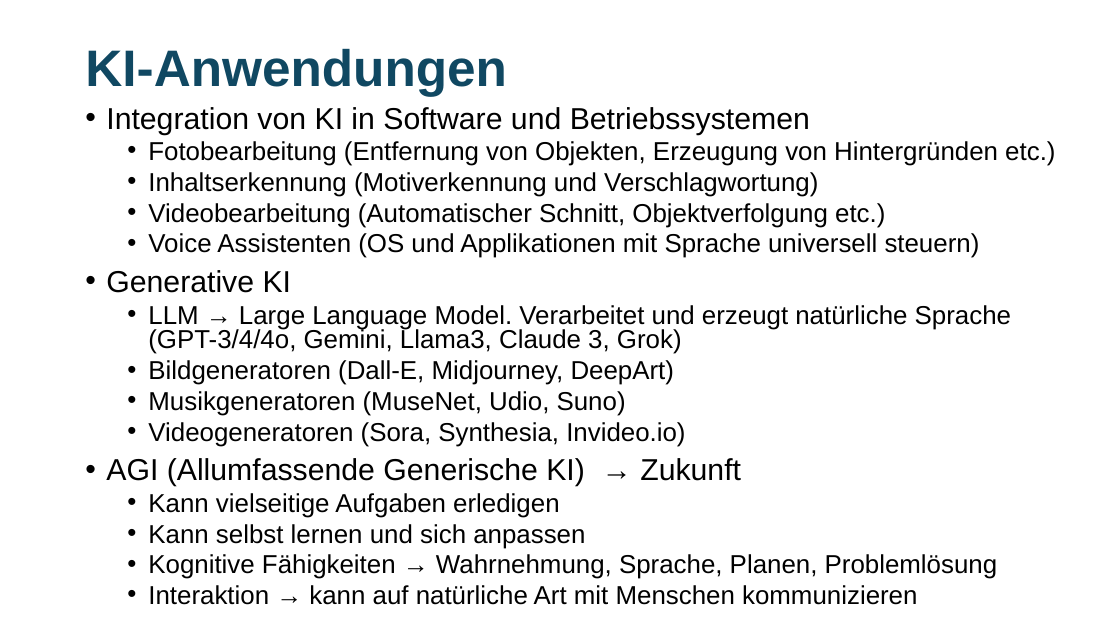
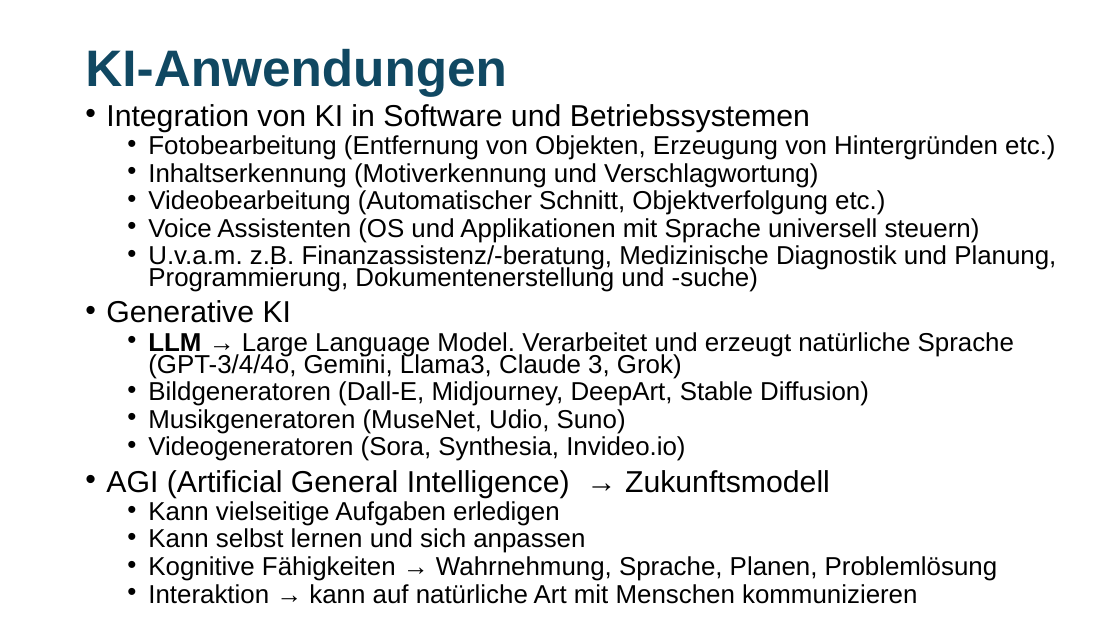
Before and after one commit to MickyRoth/Presentations, a slide deck: slide 3 of KI Grundlagen.pptx. Drawn at 1120x630 pixels with LibreOffice and Linux fonts; fonts in the diff are those of the drawing. Boxes give left, top, right and bottom in pixels: in the first picture for what was removed or moved away, otherwise in the second. Text is boxed around its words. In the diff, an @@ line names an element or a change of style, - is before the commit and + after.

```diff
--- a/KI Grundlagen.pptx
+++ b/KI Grundlagen.pptx
@@ text at (106,104,1055,604): bold on in "LLM"; line spacing 0.8 to 0.7 @@
@@ text at (148,245,1056,292): paragraph added @@
+  • U.v.a.m. z.B. Finanzassistenz/-beratung, Medizinische Diagnostik und Planung, Programmierung, Dokumentenerstellung und -suche)
@@ text at (148,381,869,406): text changed @@
-  • Bildgeneratoren (Dall-E, Midjourney, DeepArt)
+  • Bildgeneratoren (Dall-E, Midjourney, DeepArt, Stable Diffusion)
@@ text at (106,470,830,498): text changed @@
-• AGI (Allumfassende Generische KI) → Zukunft
+• AGI (Artificial General Intelligence) → Zukunftsmodell
```
Also in this commit, not shown: 6 other slides changed, 1 slide added.
